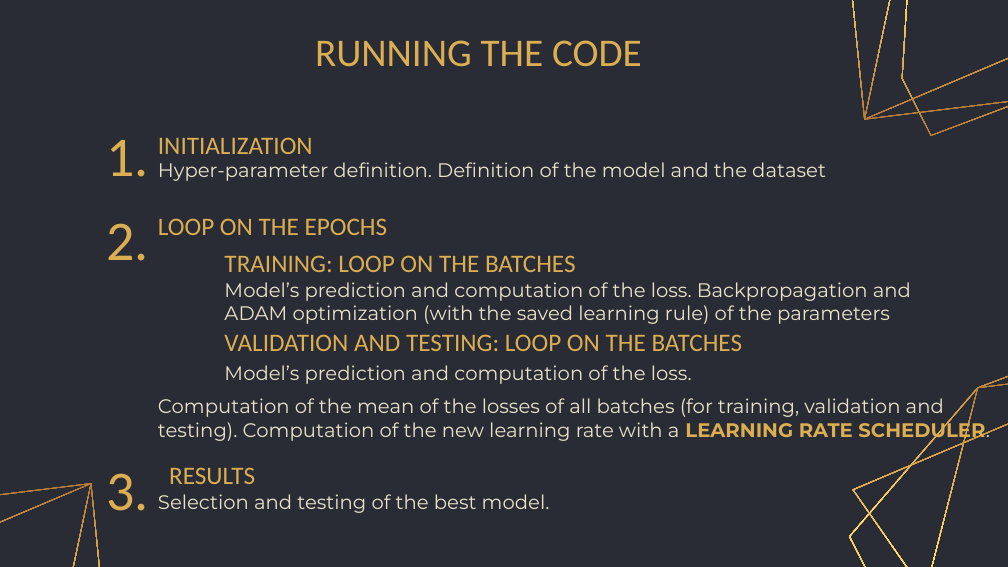
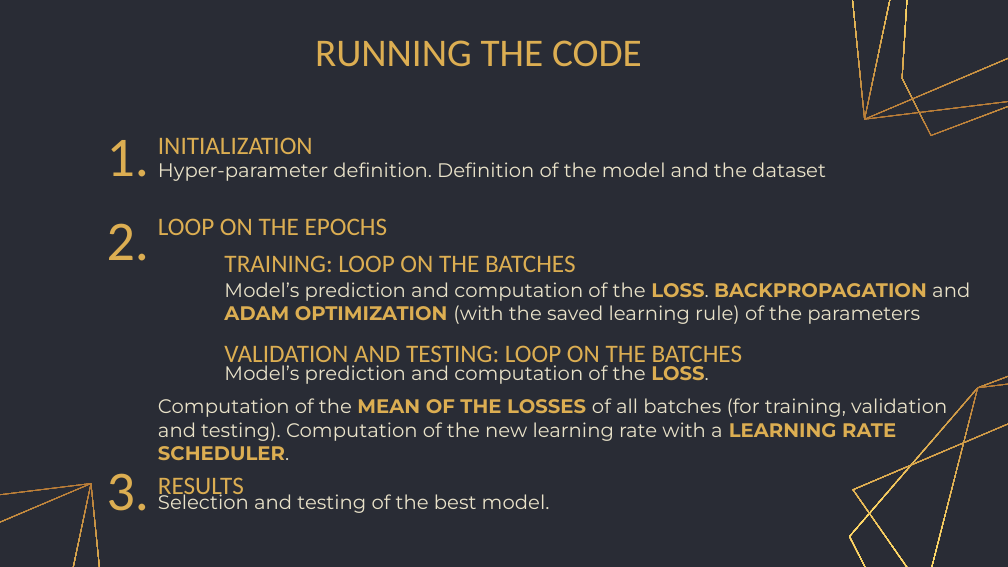
Before and after one commit to gretagrassmann/Machine-Learning-Exam, a slide deck: slide 24 of ML_presentation.pptx. Drawn at 1008x567 pixels with LibreOffice and Linux fonts; fonts in the diff are those of the drawing. Boxes give left, top, right and bottom in pixels: in the first picture for what was removed or moved away, otherwise in the second. Text is boxed around its words. In the diff, an @@ line names an element or a change of style, - is before the commit and + after.

```diff
--- a/ML_presentation.pptx
+++ b/ML_presentation.pptx
@@ subtitle at bbox=[224, 282, 970, 324]: text changed @@
-Model’s prediction and computation of the loss. Backpropagation and ADAM optimization (with the saved learning rule) of the parameters
+Model’s prediction and computation of the LOSS. BACKPROPAGATION and ADAM OPTIMIZATION (with the saved learning rule) of the parameters
@@ subtitle "VALIDATION AND TESTING: LOOP ON ..." rewrapped from bbox=[224, 334, 743, 351] to bbox=[224, 345, 743, 369] @@
@@ subtitle at bbox=[224, 360, 708, 384]: text changed @@
-Model’s prediction and computation of the loss.
+Model’s prediction and computation of the LOSS.
@@ subtitle at bbox=[158, 398, 947, 460]: text changed @@
-Computation of the mean of the losses of all batches (for training, validation and testing). Computation of the new learning rate with a LEARNING RATE SCHEDULER.
+Computation of the MEAN OF THE LOSSES of all batches (for training, validation and testing). Computation of the new learning rate with a LEARNING RATE SCHEDULER.
@@ subtitle "RESULTS" rewrapped from bbox=[169, 467, 255, 484] to bbox=[158, 477, 244, 500] @@
```
Also in this commit, not shown: 5 other slides changed.
